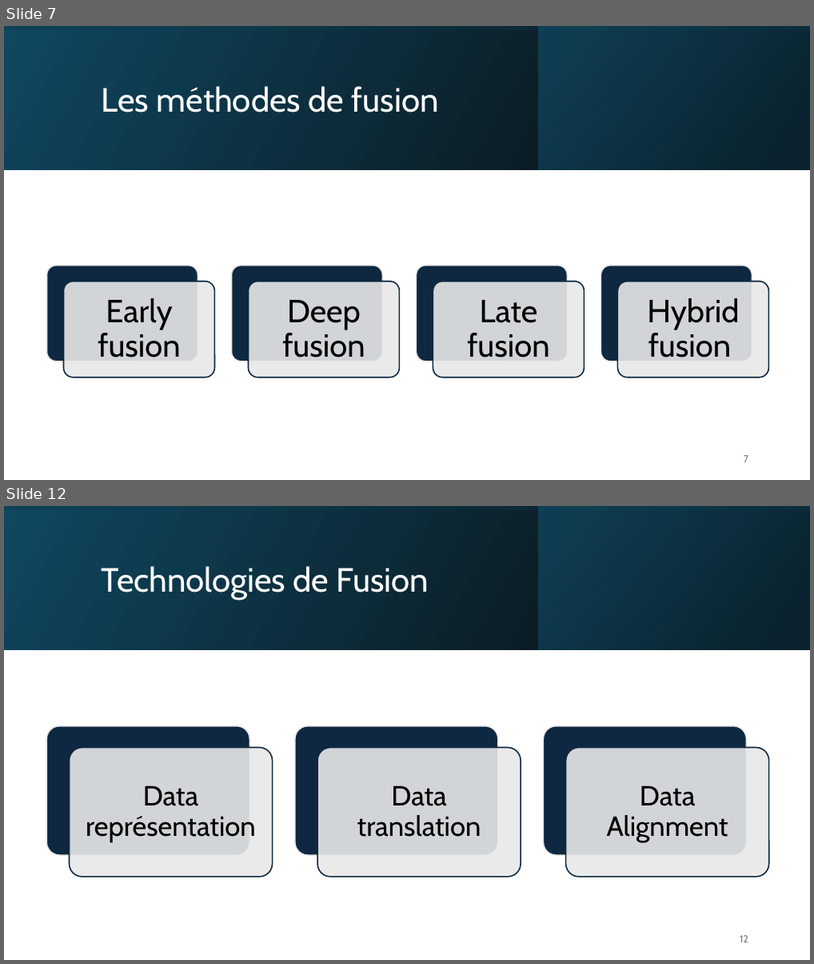
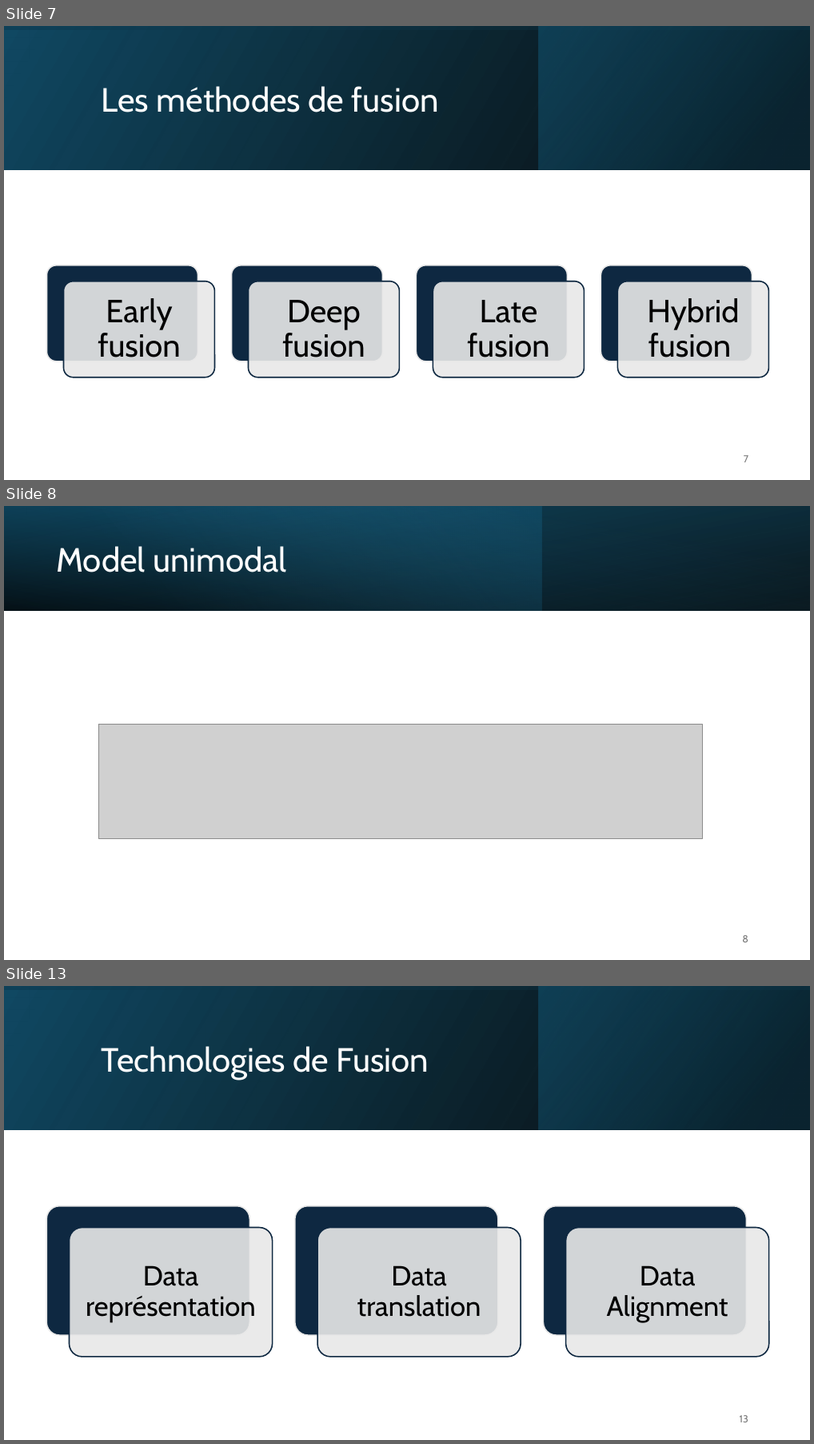
Before and after one commit to IzowRM/Stage-Cetic, a slide deck: Doc Slide/Presentation_du_27_01.pptx. Shown one above the other, each under a label of ours: slides 7 and 12 before the commit, slides 7, 8 and 13 after it; the slides between them are not shown. The pictures are 814x964 and 814x1444 pixels, drawn with LibreOffice and Linux fonts; fonts in the diff are those of the drawing; grey boxes stand for pictures. Boxes give left, top, right and bottom in pixels: in the first picture for what was removed or moved away, otherwise in the second. Text is boxed around its words. In the diff, an @@ line names an element or a change of style, - is before the commit and + after.

```diff
--- a/Doc Slide/Presentation_du_27_01.pptx
+++ b/Doc Slide/Presentation_du_27_01.pptx
@@ slide 8 added at <box>4,506,810,960</box>, background #FFFFFF @@
@@ rectangle added at <box>4,506,810,610</box>, fill gradient #000000 to #104862 @@
@@ rectangle added at <box>4,506,542,610</box>, fill gradient #156082 to #46B1E1 @@
@@ rectangle added at <box>4,506,810,610</box>, fill gradient #000000 to #156082 @@
@@ title added at <box>56,546,287,572</box>, 40 pt, text #FFFFFF @@
+Model unimodal
@@ picture added at <box>98,724,702,839</box> @@
@@ page number added at <box>742,935,749,942</box>, 12 pt, text #797979 @@
+8
@@ what was slide 12 is now slide 13 @@
@@ page number at <box>740,1415,749,1422</box>: text changed @@
-12
+13
```
Also in this commit, not shown: 6 slides changed, 1 other slide added, 6 other files.
